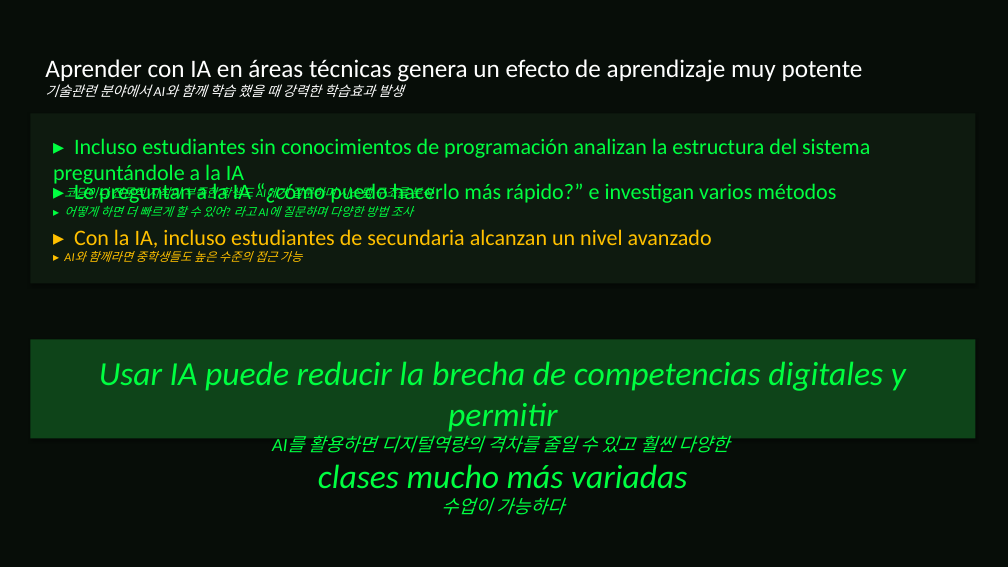
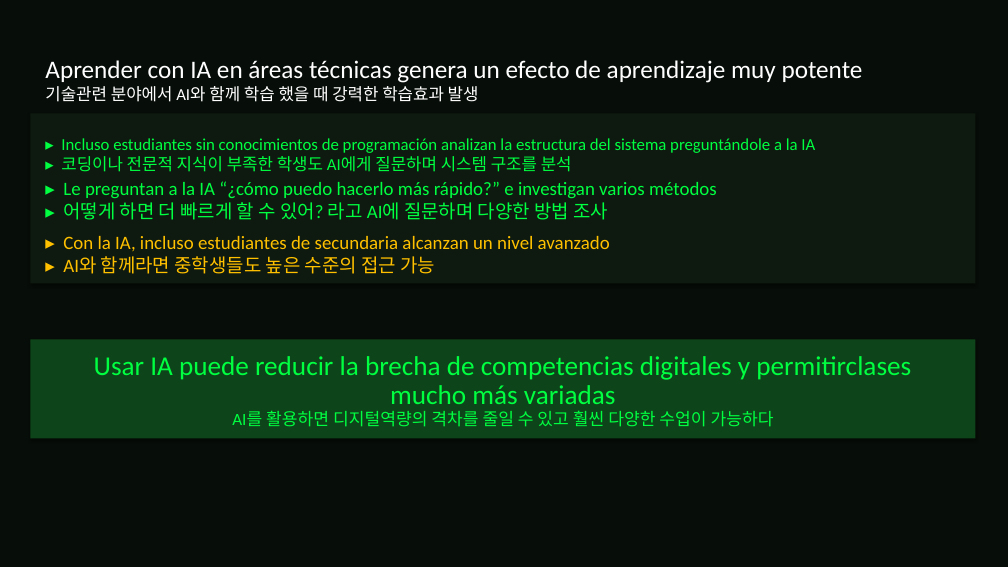
Before and after one commit to shk-cell/Macro_Classroom, a slide deck: slide 28 of AI기반 바이브코딩 시대의 교사역할과 교수학습설계 (ES-KO).pptx. Drawn at 1008x567 pixels with LibreOffice and Linux fonts; fonts in the diff are those of the drawing. Boxes give left, top, right and bottom in pixels: in the first picture for what was removed or moved away, otherwise in the second. Text is boxed around its words. In the diff, an @@ line names an element or a change of style, - is before the commit and + after.

```diff
--- a/AI기반 바이브코딩 시대의 교사역할과 교수학습설계 (ES-KO).pptx
+++ b/AI기반 바이브코딩 시대의 교사역할과 교수학습설계 (ES-KO).pptx
@@ text at (45, 86, 479, 102): size 13.2 to 16 pt, italic off in "기술관련 분야에서 AI와 함께 학습 했을 때 ..." @@
@@ text "▸ Incluso estudiantes sin conocimientos ...": place and size @@
-text "▸ Incluso estudiantes sin conocimientos ..." at (53, 138, 870, 201)
+text "▸ Incluso estudiantes sin conocimientos ..." at (61, 138, 815, 172)
@@ text "▸ Incluso estudiantes sin conocimientos ..." at (61, 138, 815, 172): size 21 to 16 pt in "▸ Incluso estudiantes sin conocimientos de programación ..."; size 11.6 to 16 pt, italic off in "▸ 코딩이나 전문적 지식이 부족한 학생도 AI에게 ..." @@
@@ text "▸ Le preguntan a la ..." at (63, 181, 717, 220): size 21 to 18 pt in "▸ Le preguntan a la IA “¿cómo ..."; size 11.6 to 18 pt, italic off in "▸ 어떻게 하면 더 빠르게 할 수 ..." @@
@@ text "▸ Con la IA, incluso ...": place and size @@
-text "▸ Con la IA, incluso ..." at (74, 229, 712, 262)
+text "▸ Con la IA, incluso ..." at (63, 236, 610, 274)
@@ text "▸ Con la IA, incluso ..." at (63, 236, 610, 274): size 21 to 18 pt in "▸ Con la IA, incluso estudiantes de ..."; size 11.6 to 18 pt, italic off in "▸ AI와 함께라면 중학생들도 높은 수준의 접근 ..." @@
@@ text at (94, 356, 911, 427): text changed; size 32 to 25.9 pt; italic off @@
-Usar IA puede reducir la brecha de competencias digitales y permitir
-AI를 활용하면 디지털역량의 격차를 줄일 수 있고 훨씬 다양한
-clases mucho más variadas
-수업이 가능하다
+Usar IA puede reducir la brecha de competencias digitales y permitirclases mucho más variadas
+AI를 활용하면 디지털역량의 격차를 줄일 수 있고 훨씬 다양한 수업이 가능하다
```
Also in this commit, not shown: 29 other slides changed.
